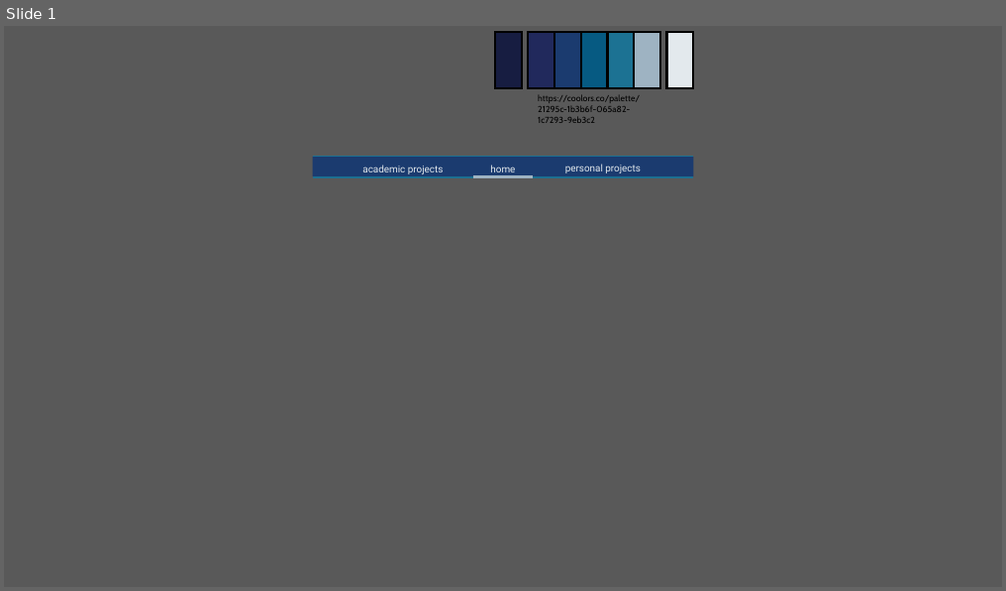
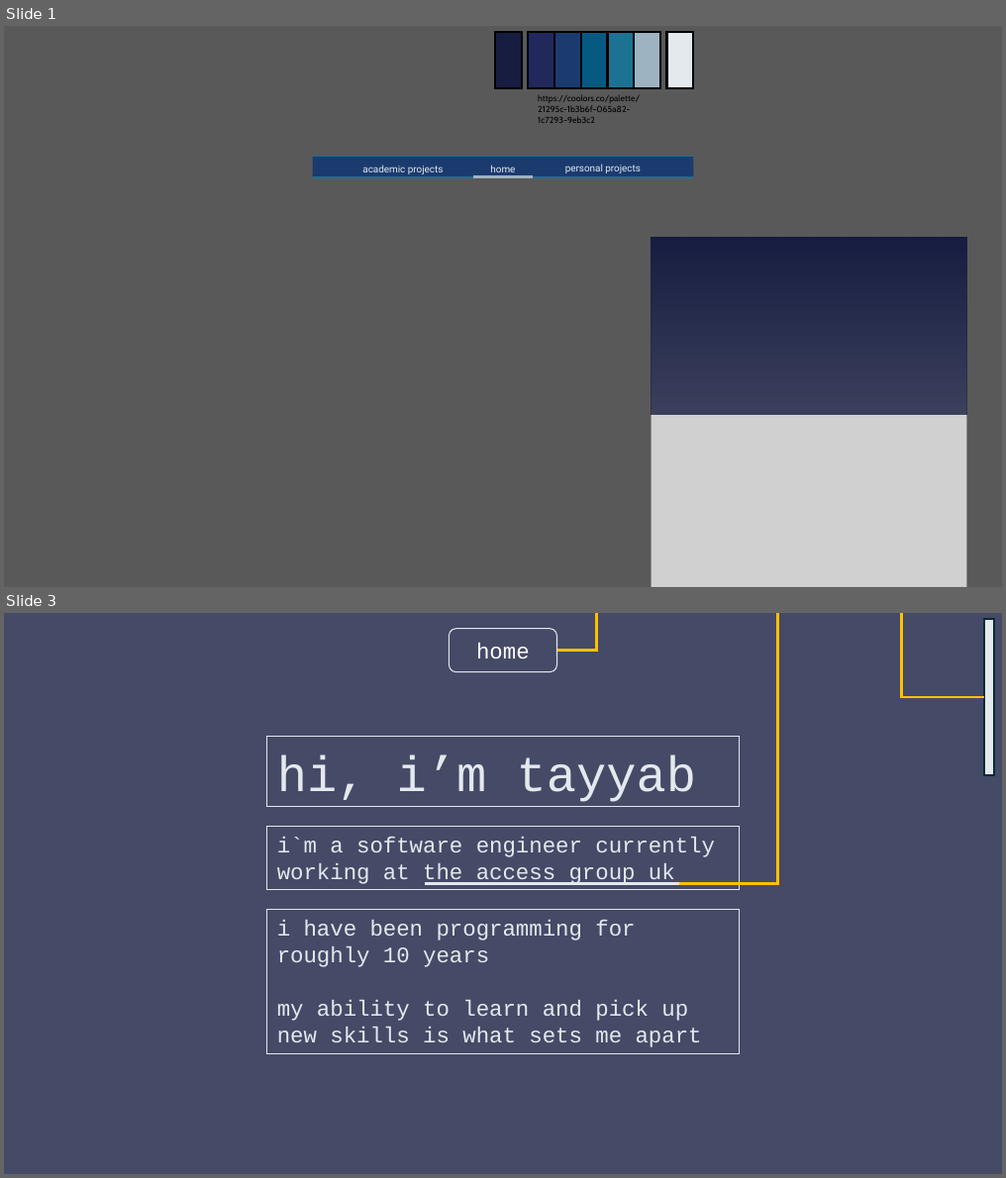
Before and after one commit to tayyab-07/Codecademy-Full-Stack, a slide deck: Portfolio-Project-Personal-Portfolio-Website/Wireframes.pptx. Shown one above the other, each under a label of ours: slide 1 before the commit, slides 1 and 3 after it; the slides between them are not shown. The pictures are 1006x591 and 1006x1178 pixels, drawn with LibreOffice and Linux fonts; fonts in the diff are those of the drawing; grey boxes stand for pictures; background and template pictures are left out. Boxes give left, top, right and bottom in pixels: in the first picture for what was removed or moved away, otherwise in the second. Text is boxed around its words. In the diff, an @@ line names an element or a change of style, - is before the commit and + after.

Commit message:
finished home page. defined and started about page

```diff
--- a/Portfolio-Project-Personal-Portfolio-Website/Wireframes.pptx
+++ b/Portfolio-Project-Personal-Portfolio-Website/Wireframes.pptx
@@ slide 3 added at bbox=[4, 613, 1002, 1174], background picture (left out) @@
@@ rectangle added at bbox=[4, 613, 1002, 1173], fill #171D41 at 80% opacity @@
@@ rounded rectangle added at bbox=[450, 628, 556, 671], outline #E3E9ED 0.75 pt, 16 pt, text #FFFFFF @@
+home
@@ elbow arrow added from (556, 650) to (597, 613), #FFC000 2 pt @@
@@ elbow arrow added from (680, 882) to (778, 613), #FFC000 2 pt @@
@@ elbow arrow added from (984, 697) to (901, 613), #FFC000 2 pt @@
@@ rectangle added at bbox=[984, 619, 994, 775], fill #E3E9ED, outline #092A39 1.5 pt @@
@@ rectangle added at bbox=[267, 737, 739, 808], outline #E3E9ED 0.75 pt, 36 pt, text #E3E9ED @@
+hi, i’m tayyab
@@ rectangle added at bbox=[267, 827, 739, 890], outline #E3E9ED 0.75 pt, 16 pt, text #E3E9ED @@
+i`m a software engineer currently working at the access group uk
@@ rectangle added at bbox=[267, 909, 739, 1055], outline #E3E9ED 0.75 pt, 16 pt, text #E3E9ED @@
+i have been programming for roughly 10 years
+my ability to learn and pick up new skills is what sets me apart
@@ line added from (424, 883) to (679, 883), #E3E9ED 1.5 pt @@
@@ slide 1 changed as well @@
@@ picture added at bbox=[650, 238, 966, 587] @@
@@ rectangle added at bbox=[650, 238, 966, 415], fill gradient #171D41 @@
```
Also in this commit, not shown: 1 other slide changed, 1 other file.
